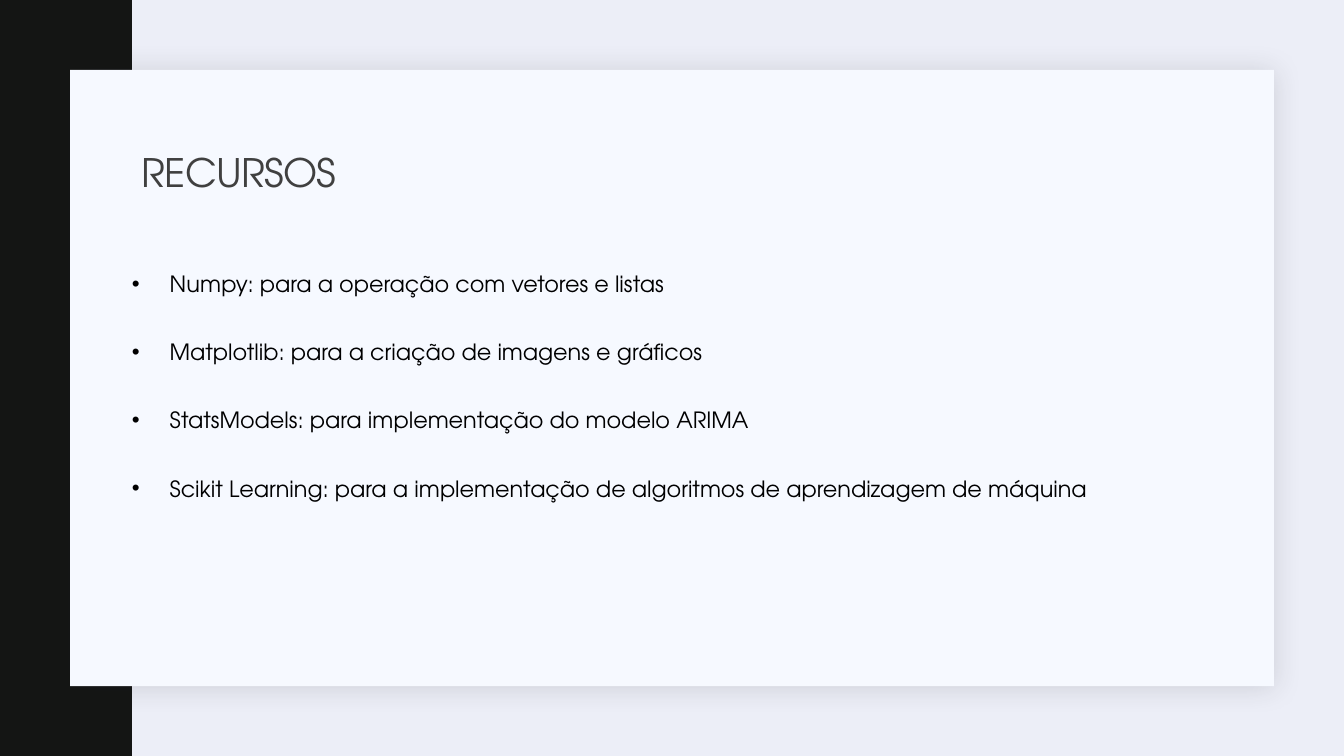
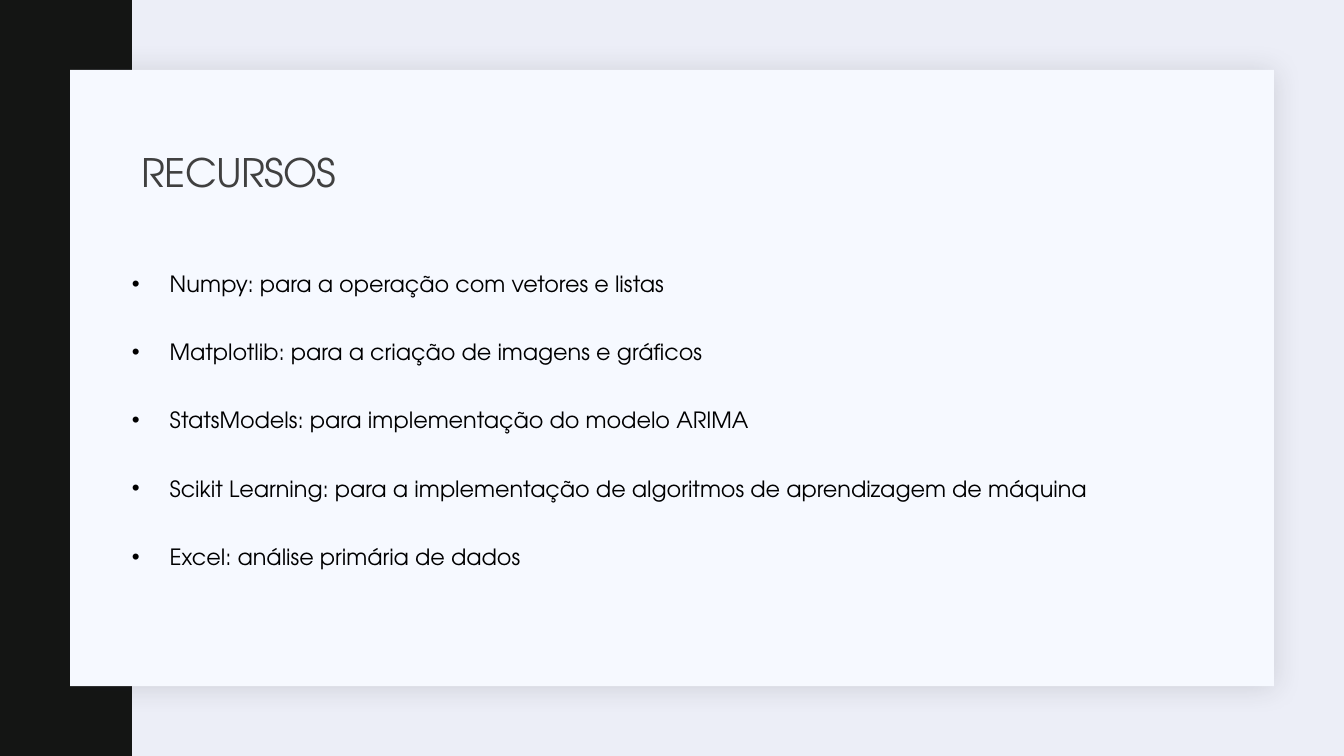
Before and after one commit to JoaoGNT/DDoS_Detection, a slide deck: slide 24 of Apresentação.pptx. Drawn at 1344x756 pixels with LibreOffice and Linux fonts; fonts in the diff are those of the drawing. Boxes give left, top, right and bottom in pixels: in the first picture for what was removed or moved away, otherwise in the second. Text is boxed around its words. In the diff, an @@ line names an element or a change of style, - is before the commit and + after.

```diff
--- a/Apresentação.pptx
+++ b/Apresentação.pptx
@@ text at (170,548,520,570): paragraph added @@
+• Excel: análise primária de dados
```
Also in this commit, not shown: 5 other slides changed, 11 slides added, 2 slides removed, 6 other files.
